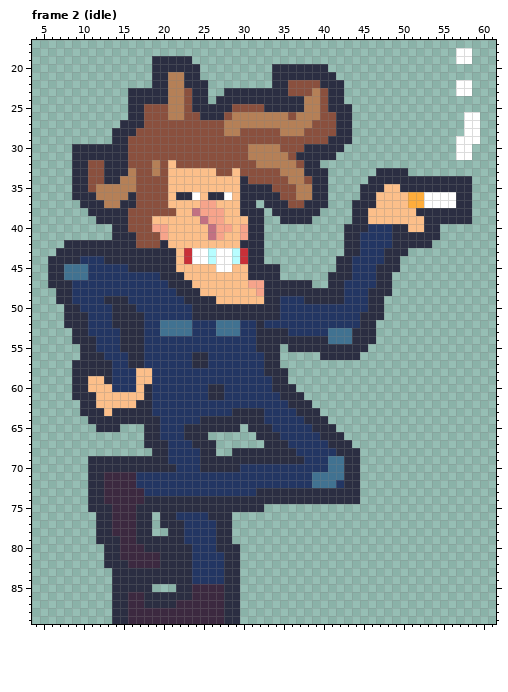
Pixel-art file, stored at res/img/fishmonger.aseprite. Above, as it was before the edit.
64x90 pixels, 2 frames. Shown: frame 2 (idle): x 4..61, y 17..89. The commit also changed other frames, which this record leaves out.
The same view after the edit:
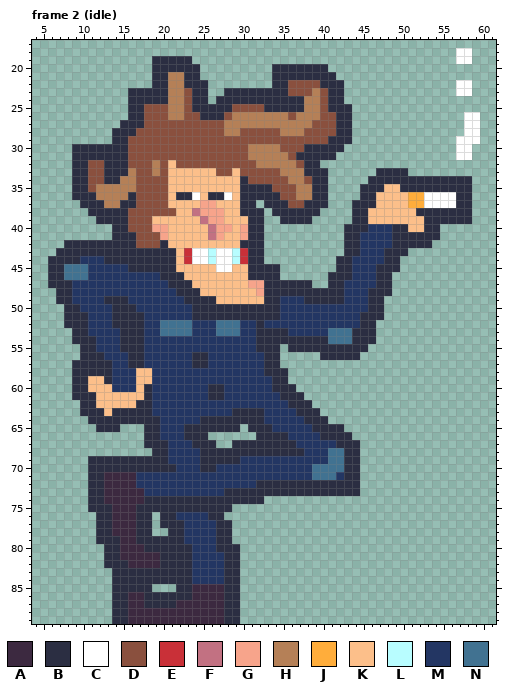
Palette (. is transparent): A #3c2940  B #2b2e42  C #ffffff  D #8a503e  E #c93038  F #c27182  G #f7a48b  H #b58057  J #ffad3b  K #fcbf8a  L #b8fdff  M #233663  N #417291
Change:
layer "Layer 1" removed
--- frame 2 (idle)
@@ x 25..46 @@
 64 BBBBBBBBMMMMMBBB......
-65 BBBBB.BBBMMMMMBBB.....
-66 B......BBBMMMMMBBB....
-67 BB......BBBMMMMMBBB...
-68 BB..BBBBBBBBMMMMMBBB..
-69 BBBBBBBBBBBBBMMMNNBB..
-70 BBBBBMMMMMMMMMMMNNBB..
-71 MMMMMMMMMMMMMMNNNNBB..
-72 MMMMMMMMMMMMMMNNNMBB..
-73 MMMMMMMBBBBBBBBBBBBB..
-74 BBBBBBBBBBBBBBBBBBBB..
-75 BBBBBBBB..............
-76 MBBB..................
+65 BBBBB.BBBMMMMMBBBB....
+66 B......BBBBMMMMBBBB...
+67 BB..BBBBBBBBMMMMMBBB..
+68 BBBBBBBBBBBBBMMMNNBB..
+69 BBBBBMMMMMMMMMMMNNBB..
+70 BBMMMMMMMMMMMMNNNNBB..
+71 MMMMMMMMMMMMMMNNNMBB..
+72 MMMMMMMBBBBBBBBBBBBB..
+73 MMMBBBBBBBBBBBBBBBBB..
+74 BBBBBBBB..............
+75 BBBB..................
+76 MBB...................
 77 MMBB..................
